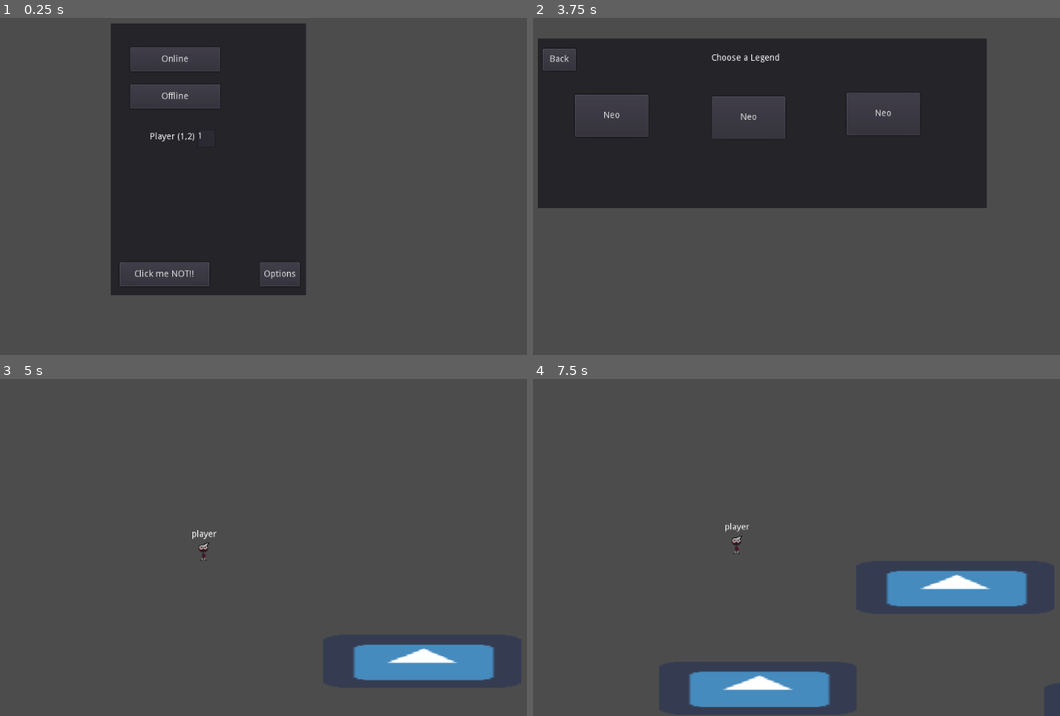
Above: before the commit, frames 1-4 (two rows, left to right).
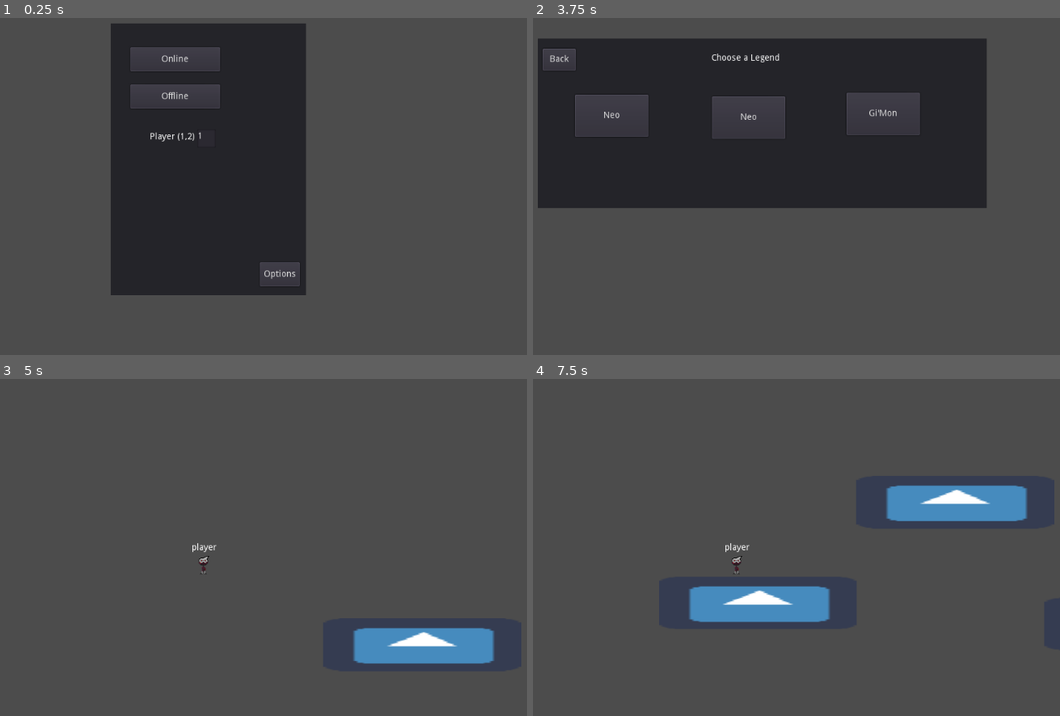
Above: after the commit, the same moments.

Repository: UnicroftOriginale/Valhalla_MBL
Game: Godot game, scene res://Menu.tscn
The game is run twice, just before and just after one commit, with the same random seed, the same clock (stepped at 60 frames per second) and the same inputs. The engine's default icon, where the game draws it, is replaced by a stand-in: a white triangle on a blue panel in a dark square.
Inputs (mouse positions are in pixels of both pictures, inside the frame that each line leads up to):
- Up to frame 1 (0.25 s): no input
- Up to frame 2 (3.75 s): click (696, 274) at 0.5 s, where only the run before the commit has a clickable "Click me NOT!!"; click (733, 112) at 1.25 s, where only the run before the commit has a clickable "Select secret character"; click "Options" at 2 s; click "OK" at 2.75 s; click "Offline" at 3.5 s
- Up to frame 3 (5 s): click "Neo" at 4.25 s
- Up to frame 4 (7.5 s): hold D (move_right) 5.03-5.78 s; hold Q (UnEquip) 5.03-5.78 s; hold A (move_left) 5.78-6.53 s; tap Q (UnEquip) at 5.85, 7.35 s; hold D (move_right) 6.53-7.28 s; hold Q (UnEquip) 6.53-7.28 s; hold Up (ui_up) from 7.28 s (still down)

The runs differ from the first frame. In frame 1, 0.8% of the frame differs, in the area x 22-40%, y 72-80%; in frame 2, less than 0.1%; in frame 3, 3.3%; in frame 4, 12%, in the area x 29-94%, y 31-98%.

Commit message:
AFPRIS got nextgened!

Diff:
--- a/Autoloads/Movement.gd
+++ b/Autoloads/Movement.gd
@@ -5,11 +5,10 @@
 var Legend
 var LegendChosen
 var PlayerNum
-var EA = false
-var NMK = false
 var GameStarted = false
 
 var MotionSpeed = 60
+var InitMotionSpeed = MotionSpeed
 
 var JumpSpeed = 5
 var Gravity = 0.2
@@ -37,7 +36,7 @@
 func _process(delta):
 
 	if PlayerNum == 1:
-		if AntiForceA < 1:
+		if AntiForceA < JumpSpeed * 3:
 			AntiForceA += Gravity
 		if GameStarted:
 			if Input.is_action_pressed("ui_right"):
@@ -68,16 +67,14 @@
 func _input(event):
 	if event.is_action_pressed("ui_up"):
 		if PlayerNum == 1 && JumpA < 3:
-			AntiForceA += -JumpSpeed
+			AntiForceA -= JumpSpeed * 3
 			JumpA += 1
 		elif PlayerNum == 2 && JumpB < 3:
-			AntiForceB += -JumpSpeed
+			AntiForceB -= JumpSpeed * 3
 			JumpB += 1
 
 
 func ConfigureGame():
-	if EA && NMK:
-		LegendChosen = "Nmk"
 	Legend = load("res://Characters/" + LegendChosen + "/Character.tscn")
 	get_tree().change_scene("res://Main.tscn")
 
@@ -86,9 +83,15 @@
 	Gravity = 0
 	if PlayerNum == 1:
 		JumpA = 0
+		MotionSpeed = InitMotionSpeed
 	elif PlayerNum == 2:
 		JumpB = 0
+		MotionSpeed = InitMotionSpeed
 
 
 func OnCollisionExit():
 	Gravity = InitGravity
+	if PlayerNum == 1:
+		MotionSpeed = InitMotionSpeed / 2
+	elif PlayerNum == 2:
+		MotionSpeed = InitMotionSpeed / 2
--- a/Characters/Nmk/Character.tscn
+++ b/Characters/Nmk/Character.tscn
@@ -2,6 +2,10 @@
 
 [ext_resource path="res://Characters/Nmk/Nmk.gd" type="Script" id=1]
 [ext_resource path="res://Characters/nmk/gnkCapped.png" type="Texture" id=2]
+
+
+
+
 
 [sub_resource type="CapsuleShape2D" id=1]
 
--- a/Characters/Nmk/EquippedA.tscn
+++ b/Characters/Nmk/EquippedA.tscn
@@ -2,6 +2,10 @@
 
 [ext_resource path="res://Characters/Nmk/Character.tscn" type="PackedScene" id=1]
 [ext_resource path="res://Characters/Nmk/gnkCapped.png" type="Texture" id=2]
+
+
+
+
 
 [sub_resource type="RectangleShape2D" id=1]
 
--- a/Menu.gd
+++ b/Menu.gd
@@ -1,9 +1,6 @@
 extends Control
 
 var PlayerNum
-
-func _ready():
-	var But = $Main/EasterBunny
 
 
 func _on_OnlineGame_pressed():
@@ -13,11 +10,6 @@
 func _on_OfflineGame_pressed():
 	$Main.hide()
 	$CharacterSelect.show()
-
-
-func _on_EasterBunny_pressed():
-	$Main.hide()
-	$EasturIg.show()
 
 
 func _on_Options_pressed():
@@ -41,20 +33,11 @@
 
 func _on_neoC_pressed():
 	PlayerNum = $Main/PlayerCount.text.to_int()
-	Movement.LegendChosen = "Neo"
+	Movement.LegendChosen = "Nmk"
 	Movement.PlayerNum = PlayerNum
-	Movement.EA = true
 	Movement.ConfigureGame()
 
 
 func _on_Back_pressed():
 	$CharacterSelect.hide()
 	$Main.show()
-
-
-
-func _on_Select_pressed():
-	$Main/EasterBunny.queue_free()
-	Movement.NMK = true
-	$EasturIg.hide()
-	$Main.show()
--- a/Menu.tscn
+++ b/Menu.tscn
@@ -81,31 +81,7 @@
 flat = false
 align = 1
 
-[node name="EasterBunny" type="Button" parent="Main" index="2"]
-
-anchor_left = 0.0
-anchor_top = 0.0
-anchor_right = 0.0
-anchor_bottom = 0.0
-margin_left = 14.0
-margin_top = 379.0
-margin_right = 156.0
-margin_bottom = 417.0
-rect_pivot_offset = Vector2( 0, 0 )
-focus_mode = 2
-mouse_filter = 0
-mouse_default_cursor_shape = 0
-size_flags_horizontal = 1
-size_flags_vertical = 1
-toggle_mode = false
-enabled_focus_mode = 2
-shortcut = null
-group = null
-text = "Click me NOT!!"
-flat = false
-align = 1
-
-[node name="Options" type="Button" parent="Main" index="3"]
+[node name="Options" type="Button" parent="Main" index="2"]
 
 anchor_left = 0.0
 anchor_top = 0.0
@@ -129,7 +105,7 @@
 flat = false
 align = 1
 
-[node name="PlayerCount" type="TextEdit" parent="Main" index="4"]
+[node name="PlayerCount" type="TextEdit" parent="Main" index="3"]
 
 anchor_left = 0.0
 anchor_top = 0.0
@@ -162,7 +138,7 @@
 caret_blink_speed = 0.65
 caret_moving_by_right_click = true
 
-[node name="PlayersCountLabel" type="Label" parent="Main" index="5"]
+[node name="PlayersCountLabel" type="Label" parent="Main" index="4"]
 
 anchor_left = 0.0
 anchor_top = 0.0
@@ -184,7 +160,6 @@
 
 [node name="CharacterSelect" type="Panel" parent="." index="1"]
 
-editor/display_folded = true
 visible = false
 anchor_left = 0.0
 anchor_top = 0.0
@@ -223,7 +198,7 @@
 lines_skipped = 0
 max_lines_visible = -1
 
-[node name="neoA" type="Button" parent="CharacterSelect" index="1"]
+[node name="Neo" type="Button" parent="CharacterSelect" index="1"]
 
 anchor_left = 0.0
 anchor_top = 0.0
@@ -271,7 +246,7 @@
 flat = false
 align = 1
 
-[node name="neoC" type="Button" parent="CharacterSelect" index="3"]
+[node name="Gi'Mon" type="Button" parent="CharacterSelect" index="3"]
 
 anchor_left = 0.0
 anchor_top = 0.0
@@ -291,7 +266,7 @@
 enabled_focus_mode = 2
 shortcut = null
 group = null
-text = "Neo"
+text = "Gi'Mon"
 flat = false
 align = 1
 
@@ -319,48 +294,7 @@
 flat = false
 align = 1
 
-[node name="EasturIg" type="Panel" parent="." index="2"]
-
-visible = false
-anchor_left = 0.0
-anchor_top = 0.0
-anchor_right = 0.0
-anchor_bottom = 0.0
-margin_left = 247.0
-margin_top = 104.0
-margin_right = 781.0
-margin_bottom = 320.0
-rect_pivot_offset = Vector2( 0, 0 )
-mouse_filter = 0
-mouse_default_cursor_shape = 0
-size_flags_horizontal = 1
-size_flags_vertical = 1
-
-[node name="Select" type="Button" parent="EasturIg" index="0"]
-
-anchor_left = 0.0
-anchor_top = 0.0
-anchor_right = 0.0
-anchor_bottom = 0.0
-margin_left = 183.0
-margin_top = 79.0
-margin_right = 327.0
-margin_bottom = 138.0
-rect_pivot_offset = Vector2( 0, 0 )
-focus_mode = 2
-mouse_filter = 0
-mouse_default_cursor_shape = 0
-size_flags_horizontal = 1
-size_flags_vertical = 1
-toggle_mode = false
-enabled_focus_mode = 2
-shortcut = null
-group = null
-text = "Select secret character"
-flat = false
-align = 1
-
-[node name="Error" type="AcceptDialog" parent="." index="3"]
+[node name="Error" type="AcceptDialog" parent="." index="2"]
 
 visible = false
 anchor_left = 0.0
@@ -387,16 +321,12 @@
 
 [connection signal="pressed" from="Main/OfflineGame" to="." method="_on_OfflineGame_pressed"]
 
-[connection signal="pressed" from="Main/EasterBunny" to="." method="_on_EasterBunny_pressed"]
-
 [connection signal="pressed" from="Main/Options" to="." method="_on_Options_pressed"]
 
-[connection signal="pressed" from="CharacterSelect/neoA" to="." method="_on_neoA_pressed"]
+[connection signal="pressed" from="CharacterSelect/Neo" to="." method="_on_neoA_pressed"]
 
 [connection signal="pressed" from="CharacterSelect/neoB" to="." method="_on_neoB_pressed"]
 
-[connection signal="pressed" from="CharacterSelect/neoC" to="." method="_on_neoC_pressed"]
+[connection signal="pressed" from="CharacterSelect/Gi'Mon" to="." method="_on_neoC_pressed"]
 
 [connection signal="pressed" from="CharacterSelect/Back" to="." method="_on_Back_pressed"]
-
-[connection signal="pressed" from="EasturIg/Select" to="." method="_on_Select_pressed"]
